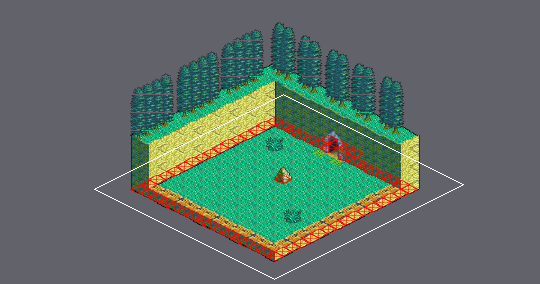
Two versions of a level (Tiled map, Final_Fantasy_Mystery_World/Game/maps/Tutorial_Movement.tmx). The picture above shows the old version from afar; the outline marks the close-up.
Close-up. Old version:
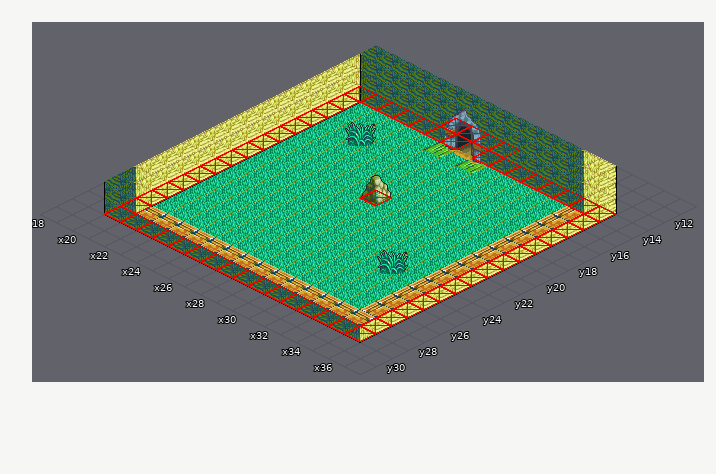
Cells are 32x16 px. Isometric: x runs down to the right, y down to the left. Shown: x 18..37, y 11..31.
The result:
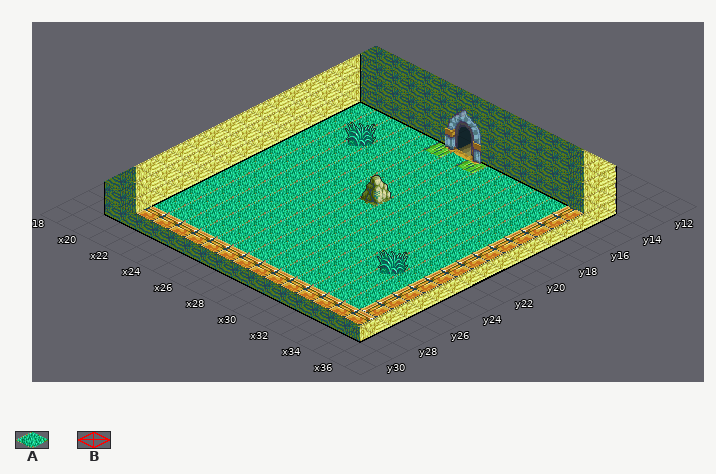
Key: from "tutorial_tileset": A 0, B 4.
_ is an empty cell, . an unchanged one.
From old to new:
--- layer "Floor"
@@ x 25..26 @@
-14 AA
+14 __
--- layer "Collider" (now hidden)
@@ x 20..35 @@
-13 .....BBBB.......
-14 BBBBBBB.BBBBBBBB
-15 B..............B
-16 B..............B
-17 B..............B
-18 B..............B
-19 B..............B
-20 B......B.......B
-21 B..............B
-22 B..............B
-23 B..............B
-24 B..............B
-25 B..............B
-26 B..............B
-27 B..............B
-28 B..............B
-29 BBBBBBBBBBBBBBBB
+13 .....____.......
+14 _______.________
+15 _.............._
+16 _.............._
+17 _.............._
+18 _.............._
+19 _.............._
+20 _......_......._
+21 _.............._
+22 _.............._
+23 _.............._
+24 _.............._
+25 _.............._
+26 _.............._
+27 _.............._
+28 _.............._
+29 ________________
Changed places in both close-ups, as pixel boxes (x1, y1, x2, y2):
removed: (104, 86, 616, 342)
